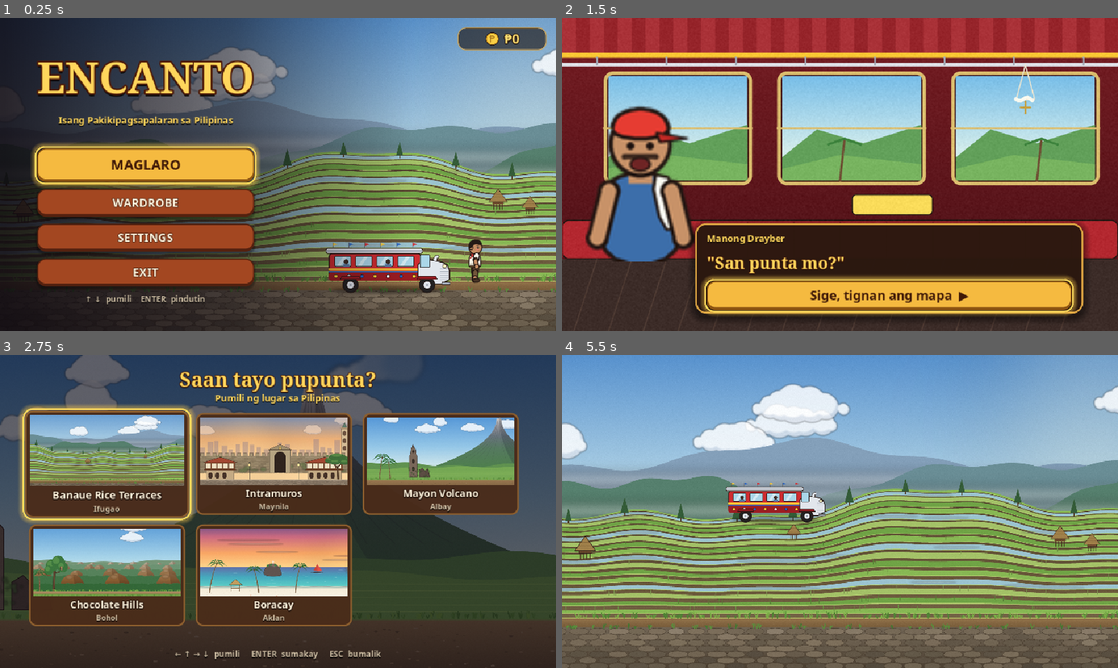
Above: before the commit, frames 1-4 (two rows, left to right).
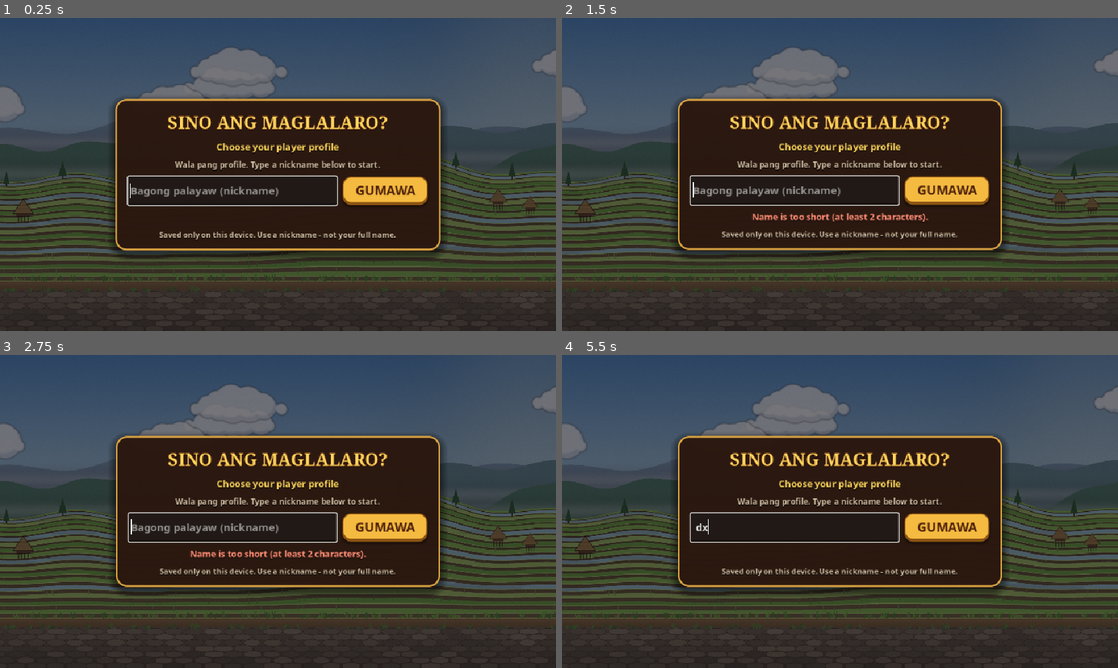
Above: after the commit, the same moments.

Repository: hazelbsebastian/Encanto
Game: Godot game, scene res://scenes/main/Title.tscn
Same seed, same stepped clock (60 frames per second), same inputs: the game is played once before the commit and once after it.
Inputs (mouse positions are in pixels of both pictures, inside the frame that each line leads up to):
- Up to frame 1 (0.25 s): no input
- Up to frame 2 (1.5 s): click (945, 190) at 0.5 s, where only the run after the commit has a clickable "GUMAWA"; click (706, 165) at 1.25 s, where only the run before the commit has a clickable "MAGLARO"
- Up to frame 3 (2.75 s): click (328, 633) at 2 s, where only the run before the commit has a clickable "Sige, tignan ang mapa ▶"
- Up to frame 4 (5.5 s): click (667, 464) at 2.77 s; tap Enter at 3.5 s; move the mouse to (962, 495) at 3.52 s; hold D (move_right) 3.53-4.25 s; tap Q (camera_left) at 3.6 s; click (962, 495) at 3.67 s; tap Space (jump) at 3.77, 4.07, 5 s; drag from (728, 527) to (812, 574) at 4.27 s; move the mouse to (895, 442) at 5.02 s; hold D (move_right) from 5.03 s (still down); hold X (shoot) from 5.03 s (still down)

The runs differ from the first frame. In frame 1, 85% of the frame differs, in the area x 0-100%, y 0-100%; in frame 2, 84%; in frame 3, 63%; in frame 4, 100%.

Commit message:
PT5: profile screen and active-player display on title
- New ProfileSelect scene: create, choose, reset, delete (with confirm)
- Errors shown in the UI; privacy hint to use a nickname
- Title redirects to profile screen when no profile is active
- Title shows player name, PROFILE button, and save notices/failures

Diff:
--- a/scenes/main/Title.tscn
+++ b/scenes/main/Title.tscn
@@ -82,20 +82,34 @@
 theme_override_colors/font_color = Color(1, 0.88, 0.45, 1)
 text = "₱0"
 
+[node name="PlayerChip" type="PanelContainer" parent="."]
+offset_left = 16.0
+offset_top = 16.0
+offset_right = 260.0
+offset_bottom = 56.0
+theme_type_variation = &"HudChip"
+
+[node name="PlayerLabel" type="Label" parent="PlayerChip"]
+layout_mode = 2
+theme_type_variation = &"HudLabel"
+theme_override_font_sizes/font_size = 18
+text = "Player"
+horizontal_alignment = 1
+
 [node name="VBox" type="VBoxContainer" parent="."]
 anchor_top = 0.5
 anchor_bottom = 0.5
 offset_left = 64.0
-offset_top = -220.0
+offset_top = -200.0
 offset_right = 404.0
-offset_bottom = 220.0
-theme_override_constants/separation = 12
+offset_bottom = 236.0
+theme_override_constants/separation = 9
 alignment = 1
 
 [node name="TitleLabel" type="Label" parent="VBox"]
 layout_mode = 2
 theme_type_variation = &"TitleLabel"
-theme_override_font_sizes/font_size = 74
+theme_override_font_sizes/font_size = 62
 text = "ENCANTO"
 horizontal_alignment = 1
 
@@ -109,28 +123,33 @@
 
 [node name="Spacer" type="Control" parent="VBox"]
 layout_mode = 2
-custom_minimum_size = Vector2(0, 14)
+custom_minimum_size = Vector2(0, 4)
 
 [node name="PlayButton" type="Button" parent="VBox"]
 layout_mode = 2
-custom_minimum_size = Vector2(0, 58)
+custom_minimum_size = Vector2(0, 52)
 theme_type_variation = &"GoldButton"
 theme_override_font_sizes/font_size = 24
 text = "MAGLARO"
 
 [node name="WardrobeButton" type="Button" parent="VBox"]
 layout_mode = 2
-custom_minimum_size = Vector2(0, 48)
+custom_minimum_size = Vector2(0, 42)
 text = "WARDROBE"
 
+[node name="ProfileButton" type="Button" parent="VBox"]
+layout_mode = 2
+custom_minimum_size = Vector2(0, 42)
+text = "PROFILE"
+
 [node name="SettingsButton" type="Button" parent="VBox"]
 layout_mode = 2
-custom_minimum_size = Vector2(0, 48)
+custom_minimum_size = Vector2(0, 42)
 text = "SETTINGS"
 
 [node name="ExitButton" type="Button" parent="VBox"]
 layout_mode = 2
-custom_minimum_size = Vector2(0, 48)
+custom_minimum_size = Vector2(0, 42)
 text = "EXIT"
 
 [node name="KeysHint" type="Label" parent="VBox"]
--- /dev/null
+++ b/scenes/ui/ProfileSelect.tscn
@@ -0,0 +1,10 @@
+[gd_scene load_steps=2 format=3]
+
+[ext_resource type="Script" path="res://scripts/ui/ProfileSelect.gd" id="1"]
+
+[node name="ProfileSelect" type="Control"]
+layout_mode = 3
+anchors_preset = 15
+anchor_right = 1.0
+anchor_bottom = 1.0
+script = ExtResource("1")
--- /dev/null
+++ b/scripts/ui/ProfileSelect.gd
@@ -0,0 +1,168 @@
+extends Control
+## Profile screen (Week 13 / PT5): pick, create, reset or delete a local
+## player profile. Everything is stored only on this device (SaveSystem).
+## Fully keyboard-driven like the other menus: arrows + Enter, Esc = back.
+
+const ERROR_COLOR := Color(1.0, 0.55, 0.45)
+const OK_COLOR := Color(0.65, 0.95, 0.6)
+
+var _list: VBoxContainer
+var _name_edit: LineEdit
+var _create_button: Button
+var _message: Label
+var _back_button: Button
+var _confirm_delete_id: String = ""
+
+func _ready() -> void:
+	var bg := TextureRect.new()
+	bg.texture = load("res://assets/maps/bg_banaue.png")
+	bg.expand_mode = TextureRect.EXPAND_IGNORE_SIZE
+	bg.stretch_mode = TextureRect.STRETCH_KEEP_ASPECT_COVERED
+	bg.set_anchors_and_offsets_preset(Control.PRESET_FULL_RECT)
+	add_child(bg)
+	UIKit.dim(self, 0.55)
+
+	var panel := UIKit.centered_panel(self, Vector2(560, 0))
+	var v := UIKit.vbox(panel, 10)
+	UIKit.label(v, "SINO ANG MAGLALARO?", "HeaderLabel", 30)
+	UIKit.label(v, "Choose your player profile", "AccentLabel", 16)
+
+	_list = UIKit.vbox(v, 8)
+
+	var new_row := UIKit.hbox(v, 10)
+	_name_edit = LineEdit.new()
+	_name_edit.placeholder_text = "Bagong palayaw (nickname)"
+	_name_edit.max_length = SaveSystem.NAME_MAX
+	_name_edit.custom_minimum_size = Vector2(300, 46)
+	_name_edit.size_flags_horizontal = Control.SIZE_EXPAND_FILL
+	_name_edit.text_submitted.connect(func(_t: String) -> void: _on_create())
+	_name_edit.text_changed.connect(func(_t: String) -> void: _show(""))
+	new_row.add_child(_name_edit)
+	_create_button = UIKit.button(new_row, "GUMAWA", true, 46)
+	_create_button.custom_minimum_size.x = 130
+	_create_button.pressed.connect(_on_create)
+
+	_message = UIKit.label(v, "", "", 15)
+	UIKit.label(v, "Saved only on this device. Use a nickname - not your full name.", "HintLabel", 13)
+
+	_back_button = UIKit.button(v, "BUMALIK", false, 44)
+	_back_button.pressed.connect(_on_back)
+
+	SaveSystem.save_failed.connect(_on_save_failed)
+	_refresh()
+	var notice := SaveSystem.take_notice()
+	if notice != "":
+		_show(notice)
+	UIKit.pop_in(panel)
+
+func _unhandled_input(event: InputEvent) -> void:
+	if event.is_action_pressed("ui_cancel") and _back_button.visible:
+		get_viewport().set_input_as_handled()
+		_on_back()
+
+func _refresh() -> void:
+	for c in _list.get_children():
+		c.queue_free()
+	var first_focus: Control = null
+	for p in SaveSystem.profiles:
+		var id: String = p["id"]
+		var card := PanelContainer.new()
+		card.theme_type_variation = "CardPanel"
+		_list.add_child(card)
+		var row := HBoxContainer.new()
+		row.add_theme_constant_override("separation", 8)
+		card.add_child(row)
+		var is_active: bool = id == SaveSystem.active_id
+		var play := Button.new()
+		play.text = ("▶ " if is_active else "") + str(p["name"])
+		play.custom_minimum_size = Vector2(250, 42)
+		play.size_flags_horizontal = Control.SIZE_EXPAND_FILL
+		play.theme_type_variation = "GoldButton" if is_active else ""
+		play.pressed.connect(_on_select.bind(id))
+		row.add_child(play)
+		if is_active:
+			var reset := Button.new()
+			reset.text = "I-RESET"
+			reset.tooltip_text = "Clear money and outfits for this profile"
+			reset.custom_minimum_size = Vector2(100, 42)
+			reset.pressed.connect(_on_reset.bind(reset))
+			row.add_child(reset)
+		var del := Button.new()
+		del.text = "SIGURADO?" if _confirm_delete_id == id else "BURAHIN"
+		del.custom_minimum_size = Vector2(110, 42)
+		del.pressed.connect(_on_delete.bind(id))
+		row.add_child(del)
+		if first_focus == null or is_active:
+			first_focus = play
+	var full := SaveSystem.profiles.size() >= SaveSystem.MAX_PROFILES
+	_name_edit.editable = not full
+	_create_button.disabled = full
+	if full:
+		_name_edit.placeholder_text = "Max %d profiles - delete one first" % SaveSystem.MAX_PROFILES
+	_back_button.visible = SaveSystem.has_active_profile()
+	if SaveSystem.profiles.is_empty():
+		_list.add_child(_hint("Wala pang profile. Type a nickname below to start."))
+		first_focus = _name_edit
+	Controls.focus(first_focus if first_focus else _name_edit)
+
+func _hint(text: String) -> Label:
+	var l := Label.new()
+	l.text = text
+	l.theme_type_variation = "HintLabel"
+	l.horizontal_alignment = HORIZONTAL_ALIGNMENT_CENTER
+	return l
+
+func _show(text: String, is_error: bool = false) -> void:
+	_message.text = text
+	_message.add_theme_color_override("font_color", ERROR_COLOR if is_error else OK_COLOR)
+
+func _on_create() -> void:
+	Audio.play_sfx("click")
+	var r := SaveSystem.create_profile(_name_edit.text)
+	if not r["ok"]:
+		_show(r["error"], true)
+		Controls.focus(_name_edit)
+		return
+	_name_edit.text = ""
+	_go_title()
+
+func _on_select(id: String) -> void:
+	Audio.play_sfx("click")
+	if SaveSystem.select_profile(id):
+		_go_title()
+	else:
+		_show(SaveSystem.last_error, true)
+
+func _on_reset(button: Button) -> void:
+	Audio.play_sfx("click")
+	if button.text != "SIGURADO?":
+		button.text = "SIGURADO?"
+		_show("Press again to clear this profile's money and outfits.", true)
+		return
+	if SaveSystem.reset_profile():
+		_show("Progress for %s was reset." % SaveSystem.active_profile_name())
+	_refresh()
+
+func _on_delete(id: String) -> void:
+	Audio.play_sfx("click")
+	if _confirm_delete_id != id:
+		_confirm_delete_id = id
+		_show("Press SIGURADO? to delete this profile and its save for good.", true)
+		_refresh()
+		return
+	_confirm_delete_id = ""
+	if SaveSystem.delete_profile(id):
+		_show("Profile deleted.")
+	else:
+		_show(SaveSystem.last_error, true)
+	_refresh()
+
+func _on_save_failed(message: String) -> void:
+	_show(message, true)
+
+func _on_back() -> void:
+	Audio.play_sfx("click")
+	_go_title()
+
+func _go_title() -> void:
+	get_tree().change_scene_to_file("res://scenes/main/Title.tscn")
--- a/scripts/ui/Title.gd
+++ b/scripts/ui/Title.gd
@@ -15,6 +15,17 @@
 static var _welcomed: bool = false
 
 func _ready() -> void:
+	# Week 13: every run belongs to a local profile. First launch (or after
+	# signing out / deleting the active profile) goes to the profile screen.
+	if not SaveSystem.has_active_profile():
+		get_tree().change_scene_to_file.call_deferred("res://scenes/ui/ProfileSelect.tscn")
+		return
+	$PlayerChip/PlayerLabel.text = "Player: %s" % SaveSystem.active_profile_name()
+	$VBox/ProfileButton.pressed.connect(_on_profile)
+	SaveSystem.save_failed.connect(_on_save_failed)
+	var notice := SaveSystem.take_notice()
+	if notice != "":
+		_toast(notice)
 	money_label.text = "₱%d" % SaveSystem.money
 	play_button.pressed.connect(_on_play)
 	$VBox/WardrobeButton.pressed.connect(_on_wardrobe)
@@ -50,6 +61,33 @@
 	Audio.play_sfx("click")
 	get_tree().change_scene_to_file("res://scenes/jeepney/JeepneyIntro.tscn")
 
+func _on_profile() -> void:
+	Audio.play_sfx("click")
+	get_tree().change_scene_to_file("res://scenes/ui/ProfileSelect.tscn")
+
+func _on_save_failed(message: String) -> void:
+	_toast(message)
+
+## Small message at the bottom of the screen that fades out by itself.
+func _toast(text: String) -> void:
+	var chip := PanelContainer.new()
+	chip.theme_type_variation = "HudChip"
+	# bottom-right, clear of the menu column on the left
+	chip.anchor_left = 1.0
+	chip.anchor_right = 1.0
+	chip.anchor_top = 1.0
+	chip.anchor_bottom = 1.0
+	chip.offset_left = -520
+	chip.offset_right = -16
+	chip.offset_top = -64
+	chip.offset_bottom = -16
+	UIKit.label(chip, text, "HudLabel", 15)
+	add_child(chip)
+	var tw := chip.create_tween()
+	tw.tween_interval(4.0)
+	tw.tween_property(chip, "modulate:a", 0.0, 0.6)
+	tw.tween_callback(chip.queue_free)
+
 func _on_wardrobe() -> void:
 	Audio.play_sfx("click")
 	get_tree().change_scene_to_file("res://scenes/ui/Wardrobe.tscn")
